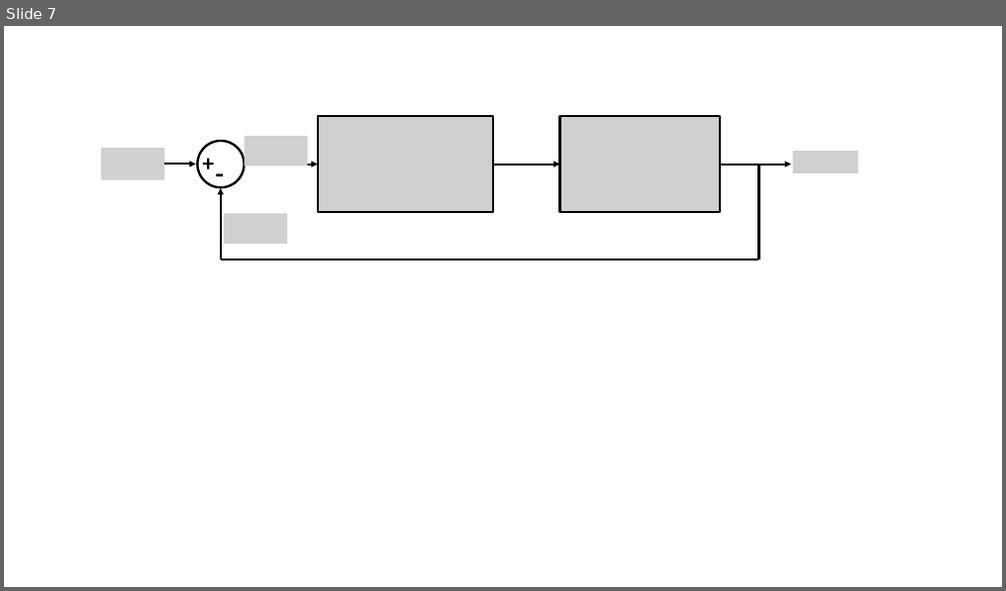
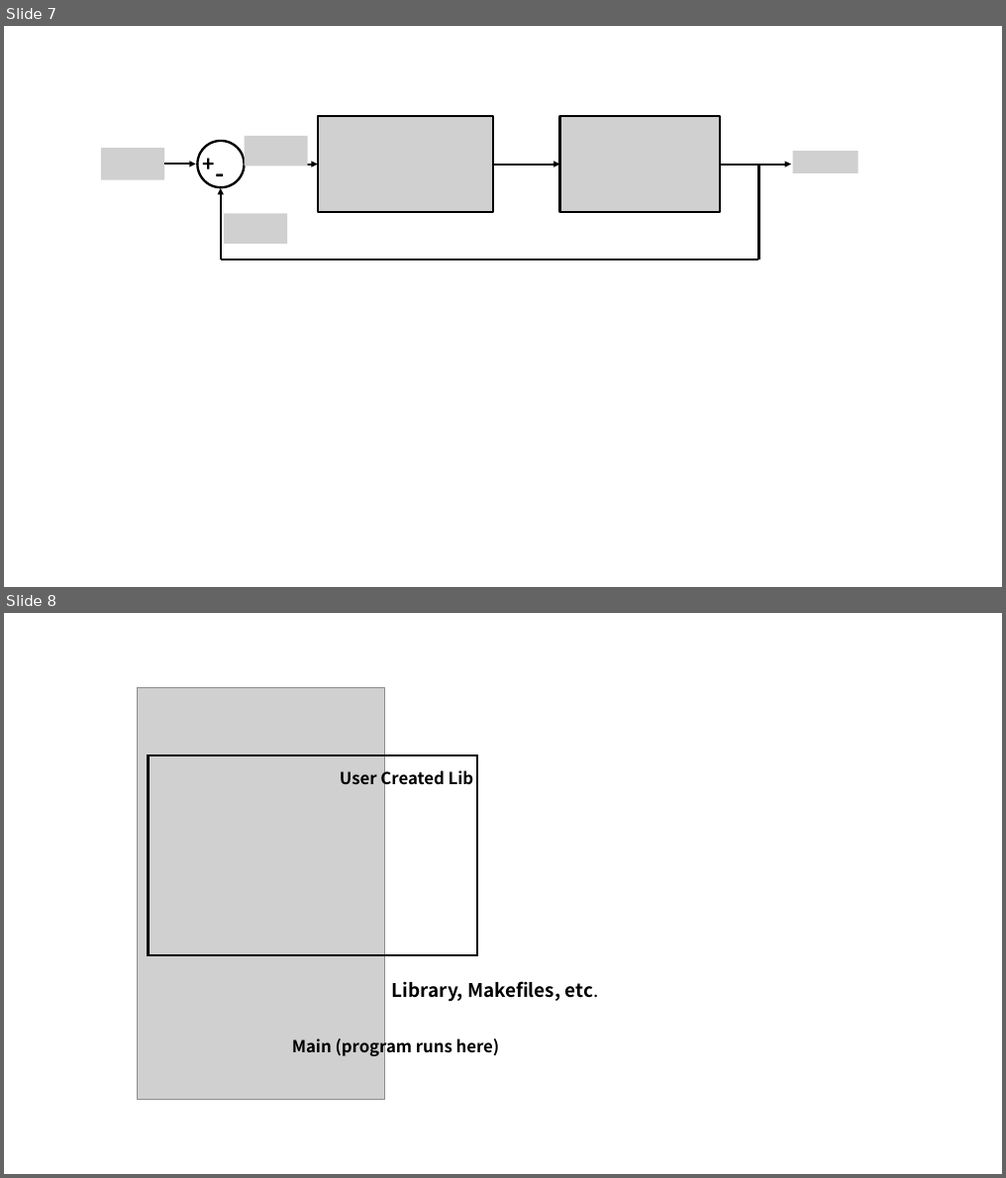
Before and after one commit to ssyps2/PMSM_Motor_FOC, a slide deck: Dissertation/Figures/Figures.pptx. Shown one above the other, each under a label of ours: slide 7 before the commit, slides 7 and 8 after it. The pictures are 1006x591 and 1006x1178 pixels, drawn with LibreOffice and Linux fonts; fonts in the diff are those of the drawing; grey boxes stand for pictures. Boxes give left, top, right and bottom in pixels: in the first picture for what was removed or moved away, otherwise in the second. Text is boxed around its words. In the diff, an @@ line names an element or a change of style, - is before the commit and + after.

```diff
--- a/Dissertation/Figures/Figures.pptx
+++ b/Dissertation/Figures/Figures.pptx
@@ slide 8 added at [4,613,1002,1174], background #FFFFFF @@
@@ picture added at [137,687,384,1100] @@
@@ rectangle added at [148,756,477,956], outline #000000 2 pt @@
@@ text added at [340,767,474,789], 16 pt, text #000000, bold @@
+User Created Lib
@@ picture added at [335,966,376,1014] @@
@@ text added at [392,981,599,1002], 18 pt, text #000000, bold @@
+Library, Makefiles, etc.
@@ picture added at [244,1026,285,1068] @@
@@ text added at [292,1036,500,1058], 16 pt, text #000000, bold @@
+Main (program runs here)
```
Also in this commit, not shown: 7 other files.
